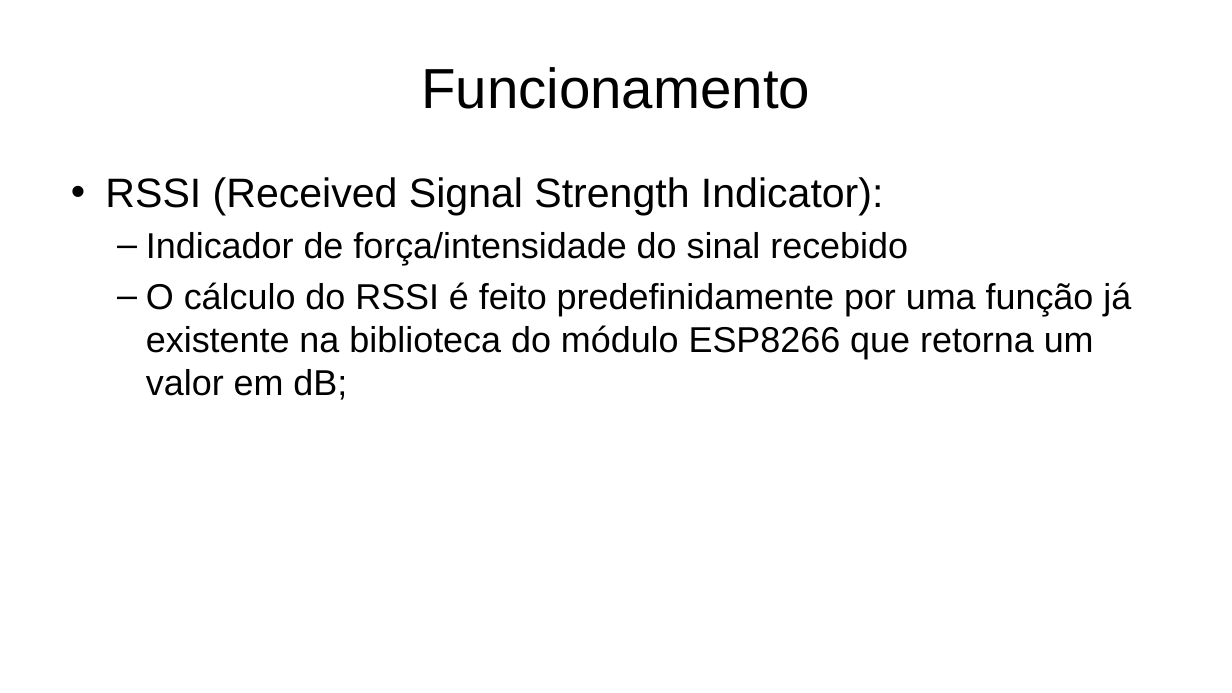
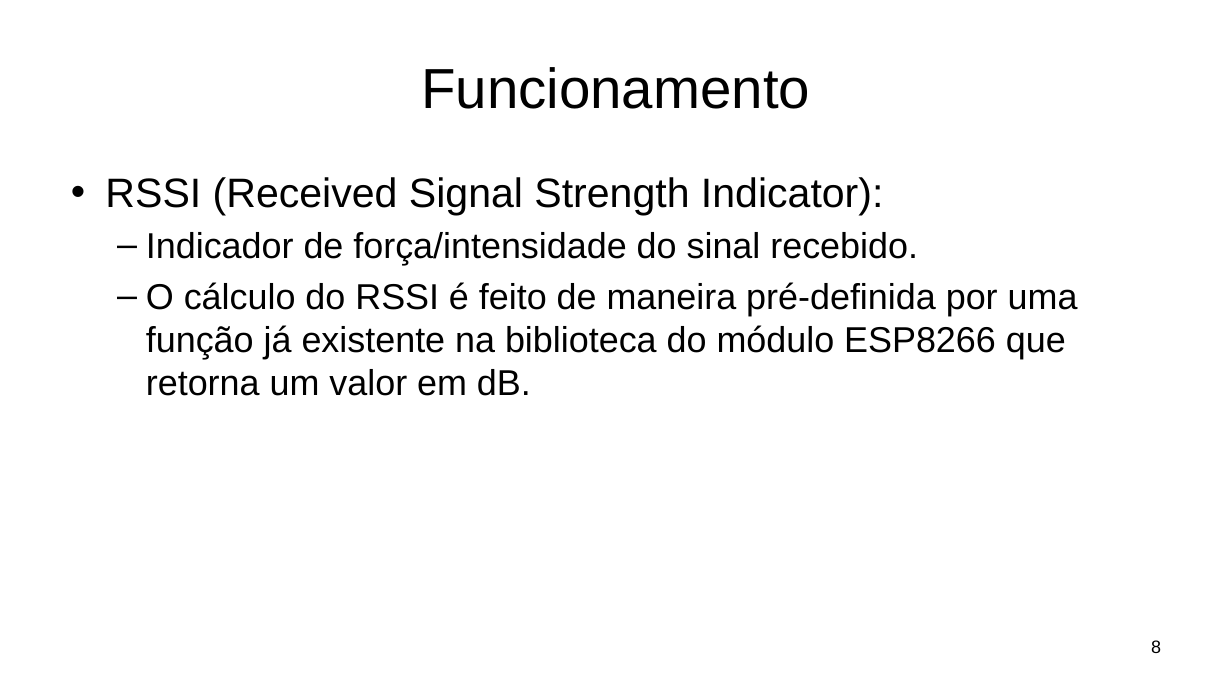
Before and after one commit to Guigajks/PI-VIII, a slide deck: slide 8 of Documentação/Apresentação Projeto PID.pptx. Drawn at 1232x693 pixels with LibreOffice and Linux fonts; fonts in the diff are those of the drawing; background and template pictures are left out. Boxes give left, top, right and bottom in pixels: in the first picture for what was removed or moved away, otherwise in the second. Text is boxed around its words. In the diff, an @@ line names an element or a change of style, - is before the commit and + after.

```diff
--- a/Documentação/Apresentação Projeto PID.pptx
+++ b/Documentação/Apresentação Projeto PID.pptx
@@ text at <box>146,232,1078,396</box>: text changed @@
-  – Indicador de força/intensidade do sinal recebido
-  – O cálculo do RSSI é feito predefinidamente por uma função já existente na biblioteca do módulo ESP8266 que retorna um valor em dB;
+  – Indicador de força/intensidade do sinal recebido.
+  – O cálculo do RSSI é feito de maneira pré-definida por uma função já existente na biblioteca do módulo ESP8266 que retorna um valor em dB.
@@ page number added at <box>1151,640,1161,653</box>, 14 pt, text #000000 @@
+8
```
Also in this commit, not shown: 11 other slides changed, 7 slides added, 6 other files.
